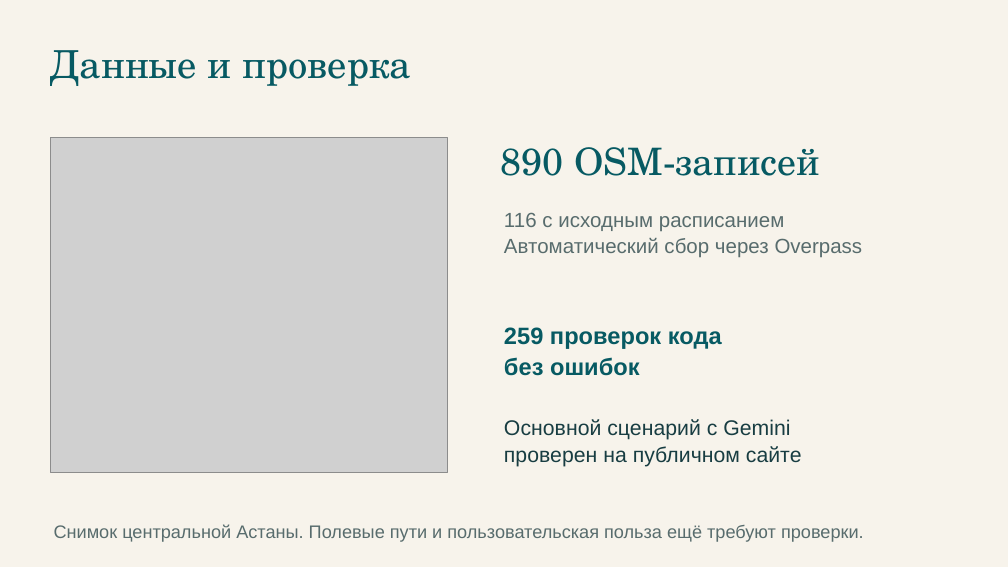
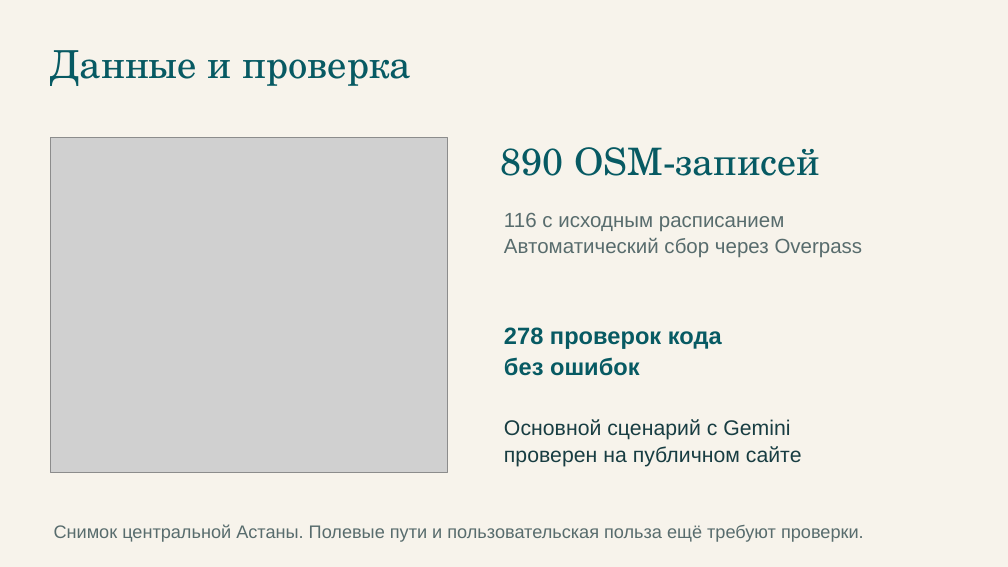
Before and after one commit to gojosatorukz/qadam-astana, a slide deck: slide 8 of qadam-pitch.pptx. Drawn at 1008x567 pixels with LibreOffice and Linux fonts; fonts in the diff are those of the drawing; grey boxes stand for pictures. Boxes give left, top, right and bottom in pixels: in the first picture for what was removed or moved away, otherwise in the second. Text is boxed around its words. In the diff, an @@ line names an element or a change of style, - is before the commit and + after.

```diff
--- a/qadam-pitch.pptx
+++ b/qadam-pitch.pptx
@@ text at (504, 327, 722, 349): text changed @@
-259 проверок кода
+278 проверок кода
```
Also in this commit, not shown: 3 other slides changed, 13 other files.
